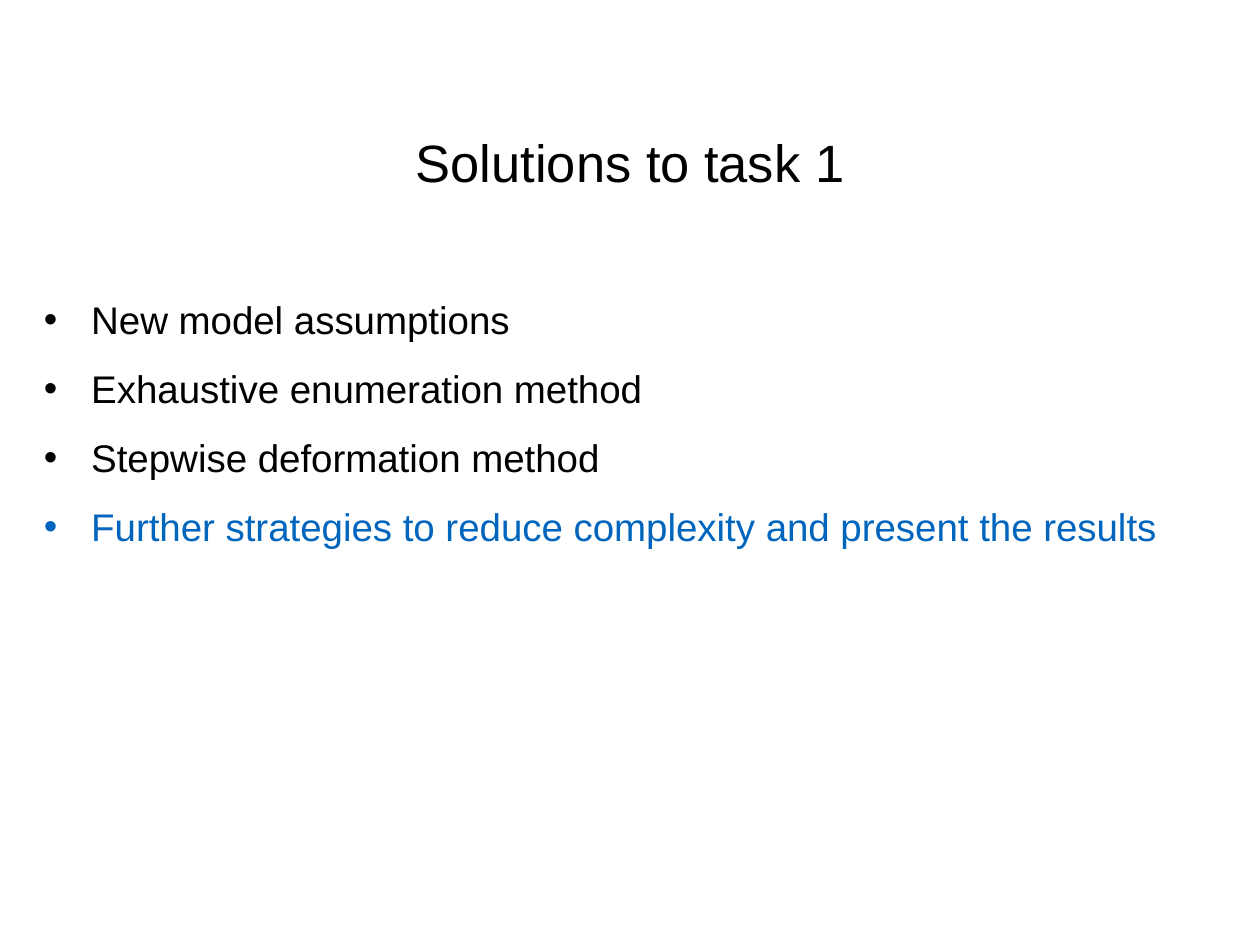
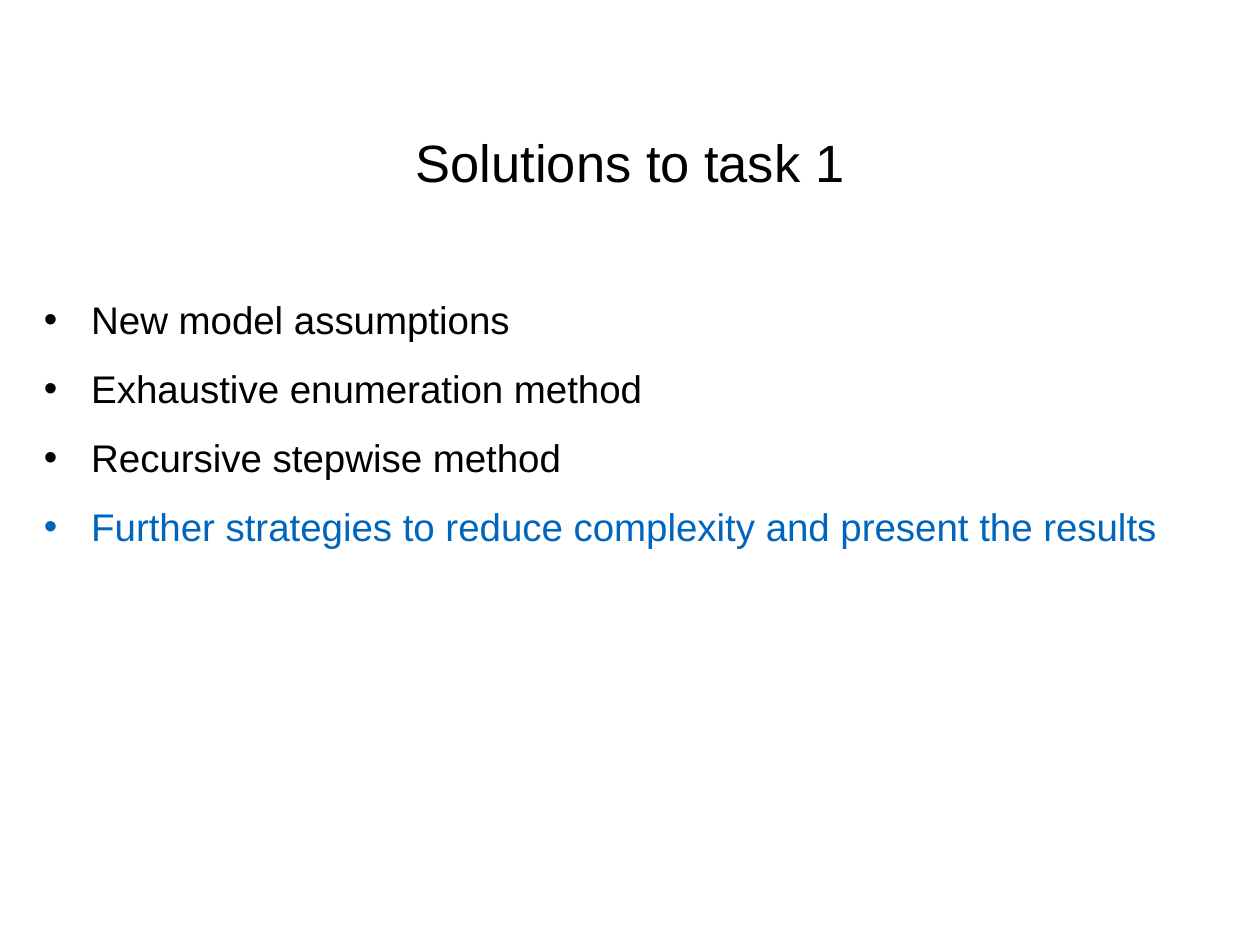
Before and after one commit to JDanielPR/Project_SofwareLab, a slide deck: slide 8 of Presentations/presentation_2/SW-Lab_presentation2_TUM.pptx. Drawn at 1260x945 pixels with LibreOffice and Linux fonts; fonts in the diff are those of the drawing; background and template pictures are left out. Boxes give left, top, right and bottom in pixels: in the first picture for what was removed or moved away, otherwise in the second. Text is boxed around its words. In the diff, an @@ line names an element or a change of style, - is before the commit and + after.

```diff
--- a/Presentations/presentation_2/SW-Lab_presentation2_TUM.pptx
+++ b/Presentations/presentation_2/SW-Lab_presentation2_TUM.pptx
@@ text at [91,444,561,480]: text changed @@
-• Stepwise deformation method
+• Recursive stepwise method
```
Also in this commit, not shown: 4 other slides changed, 3 slides added.
